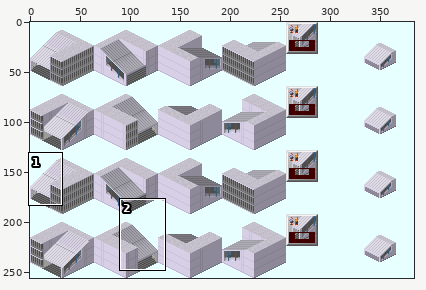
A sprite sheet gets an edit: Cublic/With_EV/Station_With_Stair_EV.png. Above: a wide view before the commit, with the close-up outlined.
Close-up. Before the edit:
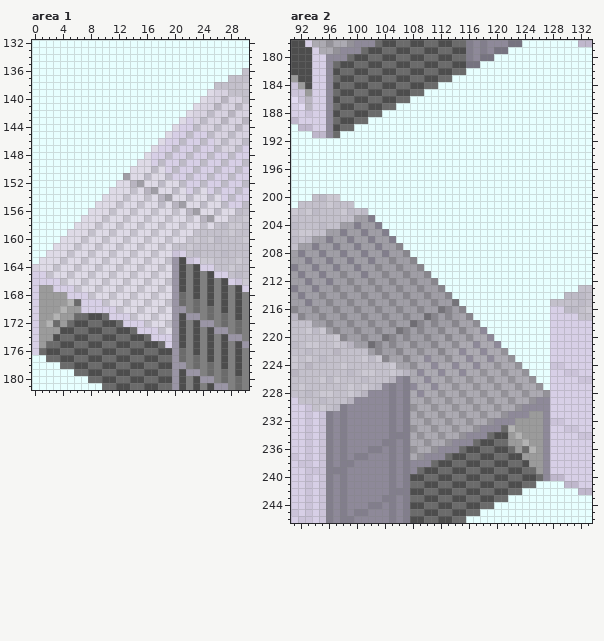
The file is 384x256 pixels. Colours within 5 levels of each other are drawn and written as one. Shown: area 1: x 0..30, y 132..181; area 2: x 91..133, y 178..246. The commit also changed other parts of the picture, which this record leaves out.
And afterwards:
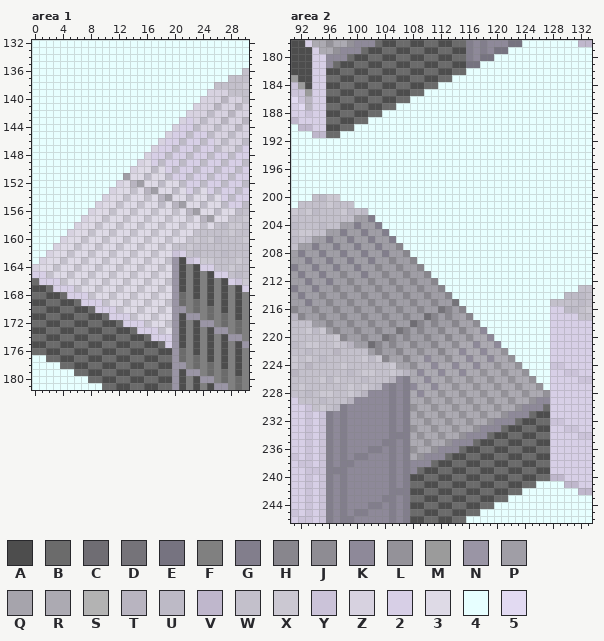
Palette (. is transparent): A #4d4d4d  B #6b6b6b  C #6f6d73  D #757379  E #767380  F #808080  G #827e8c  H #88868d  J #8e8c93  K #8e8999  L #949299  M #9b9b9b  N #9a95a5  P #a09ea6  Q #a6a4ac  R #acaab2  S #b3b3b3  T #b8b4c0  U #bdbac6  V #bfb7cc  W #c3c0cb  X #cbc8d2  Y #cbc3d9  Z #d7d2e0  2 #d7cfe6  3 #dedae6  4 #e7ffff  5 #e2daf2
Edits made:
Area 1:
y 139: x 25 3 -> Z
y 140: x 24 3 -> Z
y 141: x 23 3 -> Z
y 142: x 22 3 -> Z
y 143: x 21 3 -> Z
y 144: x 20 3 -> Z
y 145: x 19 3 -> Z
y 146: x 18 3 -> Z
y 147: x 17 3 -> Z
y 148: x 16 3 -> Z
y 149: x 15 3 -> Z
y 150: x 14 3 -> Z
y 152: x 12 3 -> Z
y 153: x 11 3 -> Z
y 154: x 10 3 -> Z
y 155: x 9 3 -> Z
y 156: x 8 3 -> Z
y 157: x 7 3 -> Z
y 158: x 6 3 -> Z
y 159: x 5 3 -> Z
y 160: x 4 3 -> Z
y 161: x 3 3 -> Z
y 162: x 2 3 -> Z
y 163: x 1 3 -> Z
y 166: x 0 2 -> B
y 167: x 0..2 2MM -> AAB
y 168: x 0..4 2MMMM -> BBAAB
y 169: x 0..5 2MMMMS -> AABBAA
y 170: x 0..8 2MMMSMM22 -> BBAABBAAB
y 171: x 0..5 2MMSMM -> AABBAA
y 172: x 0..4 2MSBM -> BBAAB
y 173: x 0..3 2MMM -> AABB
y 174: x 0..2 2MM -> BBA
y 175: x 0..1 2M -> AA
y 176: x 0 2 -> B
Area 2:
y 182: x 96 K -> A
y 183: x 96 K -> B
y 184: x 96 K -> A
y 185: x 96 K -> B
y 186: x 96 K -> A
y 187: x 96 K -> B
y 188: x 96 K -> A
y 189: x 96 K -> B
y 190: x 96 K -> A
y 191: x 96 K -> B
y 230: x 127 K -> B
y 231: x 125..127 MMK -> BAA
y 232: x 123..127 MMMMK -> BAABB
y 233: x 122..127 SMMMMK -> AABBAA
y 234: x 122..127 MSMMMK -> BBAABB
y 235: x 122..127 MMSMMK -> AABBAA
y 236: x 123..127 MBSMK -> BAABB
y 237: x 124..127 MMMK -> BBAA
y 238: x 125..127 MMK -> ABB
y 239: x 126..127 MK -> AA
y 240: x 127 K -> B
Changed places in both close-ups, as pixel boxes (x1, y1, x2, y2):
changed: (32, 89, 214, 355)
changed: (326, 68, 333, 138)
changed: (508, 404, 550, 481)
